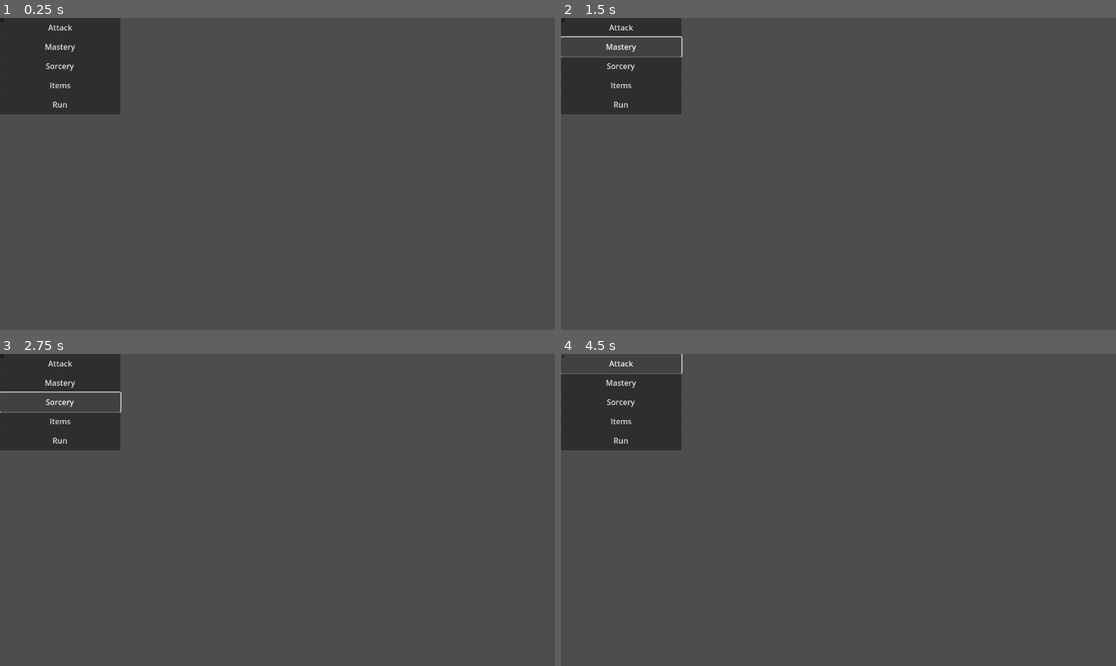
Above: before the commit, frames 1-4 (two rows, left to right).
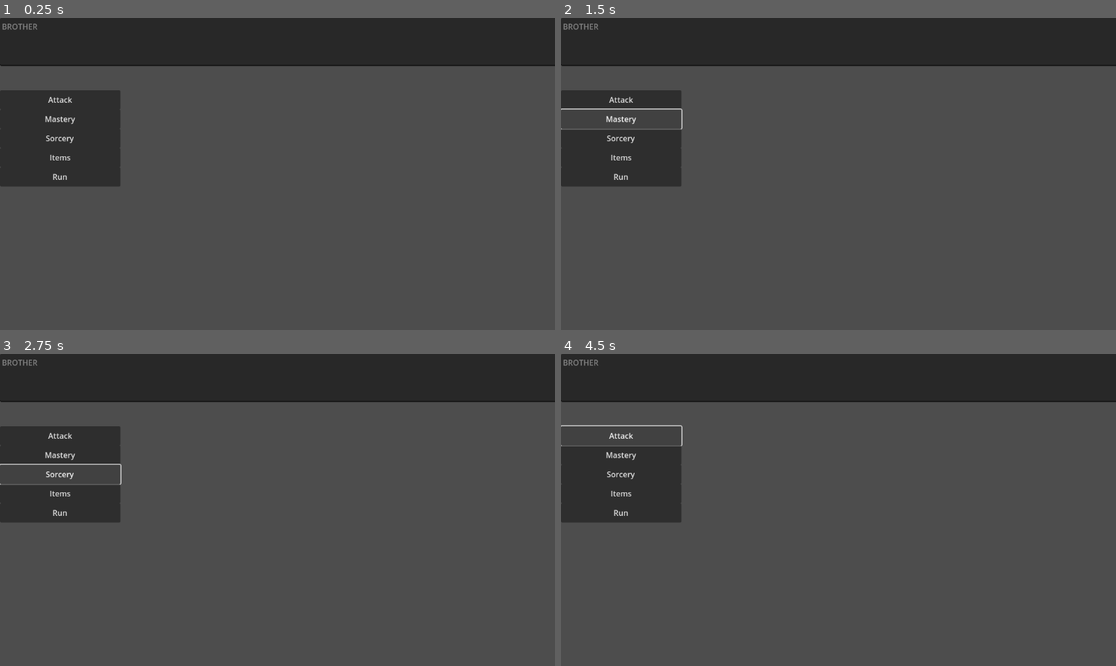
Above: after the commit, the same moments.

Repository: Vipul-Vaibhav27/TurnBasedRPG
Game: Godot game, scene res://Scenes/combat_player_ui.tscn
Same seed, same stepped clock (60 frames per second), same inputs: the game is played once before the commit and once after it.
Inputs:
- Up to frame 1 (0.25 s): no input
- Up to frame 2 (1.5 s): click "Attack" at 0.5 s; click "Mastery" at 1.25 s
- Up to frame 3 (2.75 s): click "Sorcery" at 2 s
- Up to frame 4 (4.5 s): click "Items" at 2.75 s; click "Run" at 3.5 s; click "Attack" at 4.25 s

The runs differ from the first frame. In frame 1, 19% of the frame differs, in the area x 0-100%, y 0-54%; in frame 2, 19%; in frame 3, 18%; in frame 4, 20%.

Commit message:
Connected buttons and UI via signals

Diff:
--- a/Scenes/combat_player_ui.tscn
+++ b/Scenes/combat_player_ui.tscn
@@ -1,17 +1,23 @@
-[gd_scene load_steps=2 format=3 uid="uid://doy8kprqpmuyy"]
+[gd_scene load_steps=3 format=3 uid="uid://doy8kprqpmuyy"]
 
 [ext_resource type="Script" uid="uid://bpquny5ul0up3" path="res://Scripts/combat_player_ui.gd" id="1_xynmu"]
+[ext_resource type="PackedScene" uid="uid://ps8yath2jxud" path="res://Scenes/menu_item.tscn" id="2_lqxue"]
 
 [node name="CombatPlayerUI" type="Node2D"]
 script = ExtResource("1_xynmu")
 
-[node name="TextEdit" type="TextEdit" parent="."]
-offset_right = 8.0
-offset_bottom = 8.0
+[node name="CombatLog" type="TextEdit" parent="."]
+offset_right = 1160.0
+offset_bottom = 100.0
+text = "BROTHER"
 editable = false
+wrap_mode = 1
 
-[node name="VBoxContainer" type="VBoxContainer" parent="."]
-offset_right = 100.0
-offset_bottom = 48.0
+[node name="ActionContainer" type="VBoxContainer" parent="."]
+offset_top = 150.0
+offset_bottom = 150.0
 focus_mode = 2
 theme_override_constants/separation = 40
+
+[node name="MenuItem" parent="ActionContainer" instance=ExtResource("2_lqxue")]
+layout_mode = 2
--- a/Scenes/menu_item.tscn
+++ b/Scenes/menu_item.tscn
@@ -10,5 +10,9 @@
 
 [node name="Button" type="Button" parent="."]
 layout_mode = 0
-offset_right = 8.0
-offset_bottom = 8.0
+offset_right = 250.0
+offset_bottom = 40.0
+text = "Placeholder
+"
+
+[connection signal="pressed" from="Button" to="." method="_on_button_pressed"]
--- a/Scripts/combat_player_ui.gd
+++ b/Scripts/combat_player_ui.gd
@@ -1,6 +1,6 @@
 extends Node2D
 
-@onready var action_container = $VBoxContainer
+@onready var action_container = $ActionContainer
 @onready var menu_item = preload("res://Scenes/menu_item.tscn")
 
 # Called when the node enters the scene tree for the first time.
@@ -8,22 +8,49 @@
 	var action_file_path = "res://Data/player_skills.json"
 	var actions = load_parse_json(action_file_path)
 
-	for action in actions:
-		var action_button = menu_item.instantiate()
-		action_container.add_child(action_button)
-
-		if (action_button.has_method("update_text")):
-			action_button.update_text(action)
-		else:
-			printerr("Unable to update text")
-
+	create_menu(actions, Vector2(250,40), action_container)
 	action_container.grab_focus()
 
-func UI_loop():
-	pass
+# Functions for getting and processing player actions
 
+func player_pressed_button(button_name):
+	print("Player has pressed ", button_name)
 
-func load_parse_json(file_path) -> Variant:
+# Functions for creating a menu
+
+func create_menu(items : Variant, item_size : Vector2, menu_container : Container) -> void:
+	delete_all_children(menu_container)
+
+	for item in items:
+		var item_button = menu_item.instantiate()
+		menu_container.add_child(item_button)
+
+		if (item_button.has_method("update_text")):
+			item_button.update_text(item)
+		else:
+			printerr("No method to update text")
+
+		if (item_button.has_method("update_size")):
+			item_button.update_size(item_size)
+		else:
+			printerr("No method to update size")
+
+		if (item_button.has_signal("menu_item_picked")):
+			var pressed = player_pressed_button.bind(item)
+			var err = item_button.menu_item_picked.connect(pressed)
+			if (err != OK):
+				printerr("Unable to connect. Error: ", error_string(err))
+		else:
+			printerr("No signal to notify menu item picked")
+
+func delete_all_children(node : Node):
+	for child in node.get_children():
+		node.remove_child(child)
+		child.queue_free()
+
+# Functions for loading and parsing jsons
+
+func load_parse_json(file_path : String) -> Variant:
 	var json_string = load_file_contents(file_path)
 	var json_parsed = parse_json(json_string)
 	return json_parsed
--- a/Scripts/menu_item.gd
+++ b/Scripts/menu_item.gd
@@ -4,9 +4,7 @@
 
 # Called when the node enters the scene tree for the first time.
 func _ready() -> void:
-	update_size(Vector2(250, 40))
-	update_text("FILLER")
-	update_font_size(25)
+	pass
 
 func update_size(new_size_vector : Vector2) -> void:
 	button.set_size(new_size_vector)
@@ -14,5 +12,7 @@
 func update_text(new_text : String) -> void:
 	button.text = new_text
 
-func update_font_size(new_size : int) -> void:
-	button.add_theme_font_size_override("normal_font_size", new_size)
+signal menu_item_picked
+
+func _on_button_pressed() -> void:
+	menu_item_picked.emit()
